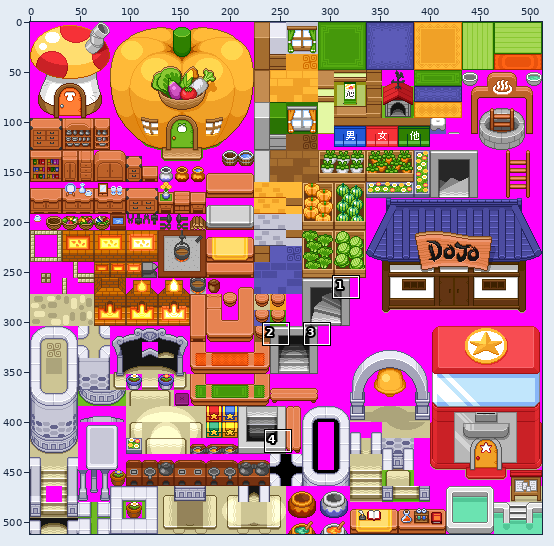
Sprite sheet -- SboGrpData/res/map02.png. Above, an overview of the earlier version with the close-up marked.
Close-up. Before the edit:
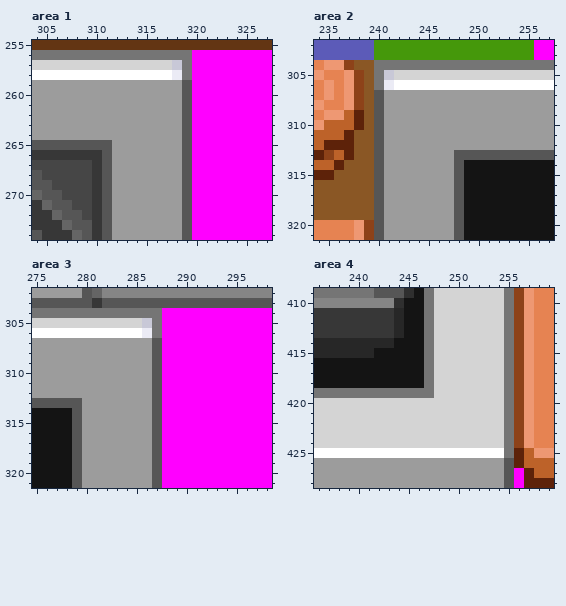
The file is 512x512 pixels. Colours within 5 levels of each other are drawn and written as one. Shown: area 1: x 304..327, y 255..274; area 2: x 234..257, y 302..321; area 3: x 275..298, y 302..321; area 4: x 236..259, y 409..428. The commit also changed other parts of the picture, which this record leaves out.
The result:
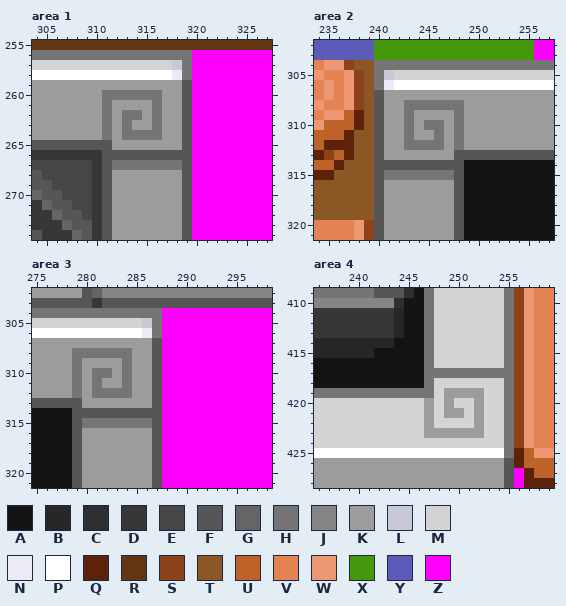
Palette (. is transparent): A #141414  B #272727  C #2f2f2f  D #373737  E #464646  F #565656  G #656565  H #757575  J #858585  K #9c9c9c  L #c8c8d7  M #d4d4d4  N #ebebf5  P #ffffff  Q #5d2209  R #633513  S #8d4219  T #8a5725  U #bd6229  V #e68352  W #ee9873  X #45980b  Y #5c5bb8  Z #ff00ff
Diff:
{"where": "area 1"}
{"y":260,"x":311,"old":"KKKKKK","new":"HHHHHH"}
{"y":261,"x":311,"old":"K","new":"H"}
{"y":261,"x":316,"old":"K","new":"H"}
{"y":262,"x":311,"old":"K","new":"H"}
{"y":262,"x":313,"old":"KK","new":"HH"}
{"y":262,"x":316,"old":"K","new":"H"}
{"y":263,"x":311,"old":"K","new":"H"}
{"y":263,"x":313,"old":"K","new":"H"}
{"y":263,"x":316,"old":"K","new":"H"}
{"y":264,"x":311,"old":"K","new":"H"}
{"y":264,"x":313,"old":"KKKK","new":"HHHH"}
{"y":266,"x":312,"old":"KKKKKKK","new":"FFFFFFF"}
{"y":267,"x":312,"old":"KKKKKKK","new":"HHHHHHH"}
{"where": "area 2"}
{"y":308,"x":243,"old":"KKKKKK","new":"HHHHHH"}
{"y":309,"x":243,"old":"K","new":"H"}
{"y":309,"x":248,"old":"K","new":"H"}
{"y":310,"x":243,"old":"K","new":"H"}
{"y":310,"x":245,"old":"KK","new":"HH"}
{"y":310,"x":248,"old":"K","new":"H"}
{"y":311,"x":243,"old":"K","new":"H"}
{"y":311,"x":246,"old":"K","new":"H"}
{"y":311,"x":248,"old":"K","new":"H"}
{"y":312,"x":243,"old":"KKKK","new":"HHHH"}
{"y":312,"x":248,"old":"K","new":"H"}
{"y":314,"x":241,"old":"KKKKKKK","new":"FFFFFFF"}
{"y":315,"x":241,"old":"KKKKKKK","new":"HHHHHHH"}
{"where": "area 3"}
{"y":308,"x":279,"old":"KKKKKK","new":"HHHHHH"}
{"y":309,"x":279,"old":"K","new":"H"}
{"y":309,"x":284,"old":"K","new":"H"}
{"y":310,"x":279,"old":"K","new":"H"}
{"y":310,"x":281,"old":"KK","new":"HH"}
{"y":310,"x":284,"old":"K","new":"H"}
{"y":311,"x":279,"old":"K","new":"H"}
{"y":311,"x":281,"old":"K","new":"H"}
{"y":311,"x":284,"old":"K","new":"H"}
{"y":312,"x":279,"old":"K","new":"H"}
{"y":312,"x":281,"old":"KKKK","new":"HHHH"}
{"y":314,"x":280,"old":"KKKKKKK","new":"FFFFFFF"}
{"y":315,"x":280,"old":"KKKKKKK","new":"HHHHHHH"}
{"where": "area 4"}
{"y":417,"x":248,"old":"MMMMMMM","new":"HHHHHHH"}
{"y":419,"x":249,"old":"MMMM","new":"KKKK"}
{"y":420,"x":247,"old":"M","new":"K"}
{"y":420,"x":249,"old":"M","new":"K"}
{"y":420,"x":252,"old":"M","new":"K"}
{"y":421,"x":247,"old":"M","new":"K"}
{"y":421,"x":249,"old":"MM","new":"KK"}
{"y":421,"x":252,"old":"M","new":"K"}
{"y":422,"x":247,"old":"M","new":"K"}
{"y":422,"x":252,"old":"M","new":"K"}
{"y":423,"x":247,"old":"MMMMMM","new":"KKKKKK"}
{"label":"changed","picture_box":[102,90,182,170]}
{"label":"changed","picture_box":[384,100,464,180]}
{"label":"changed","picture_box":[72,348,152,428]}
{"label":"changed","picture_box":[424,368,504,438]}
